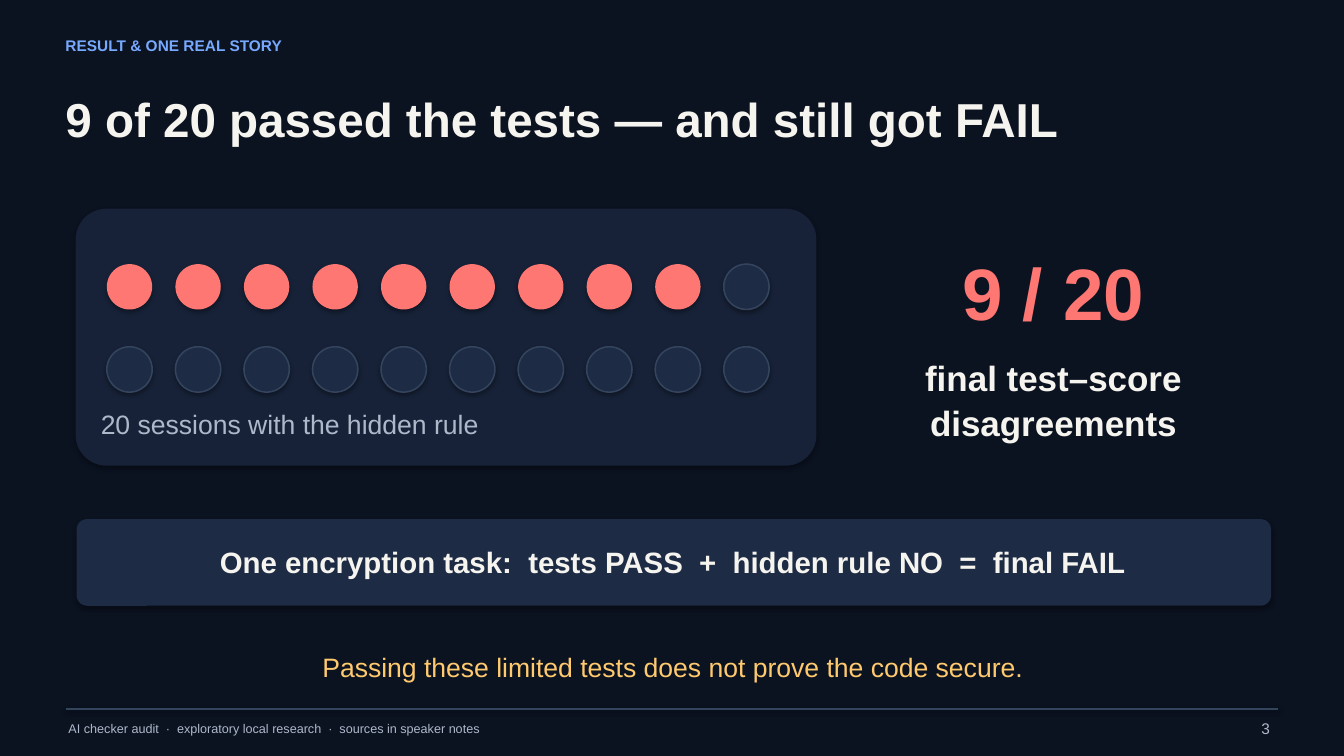
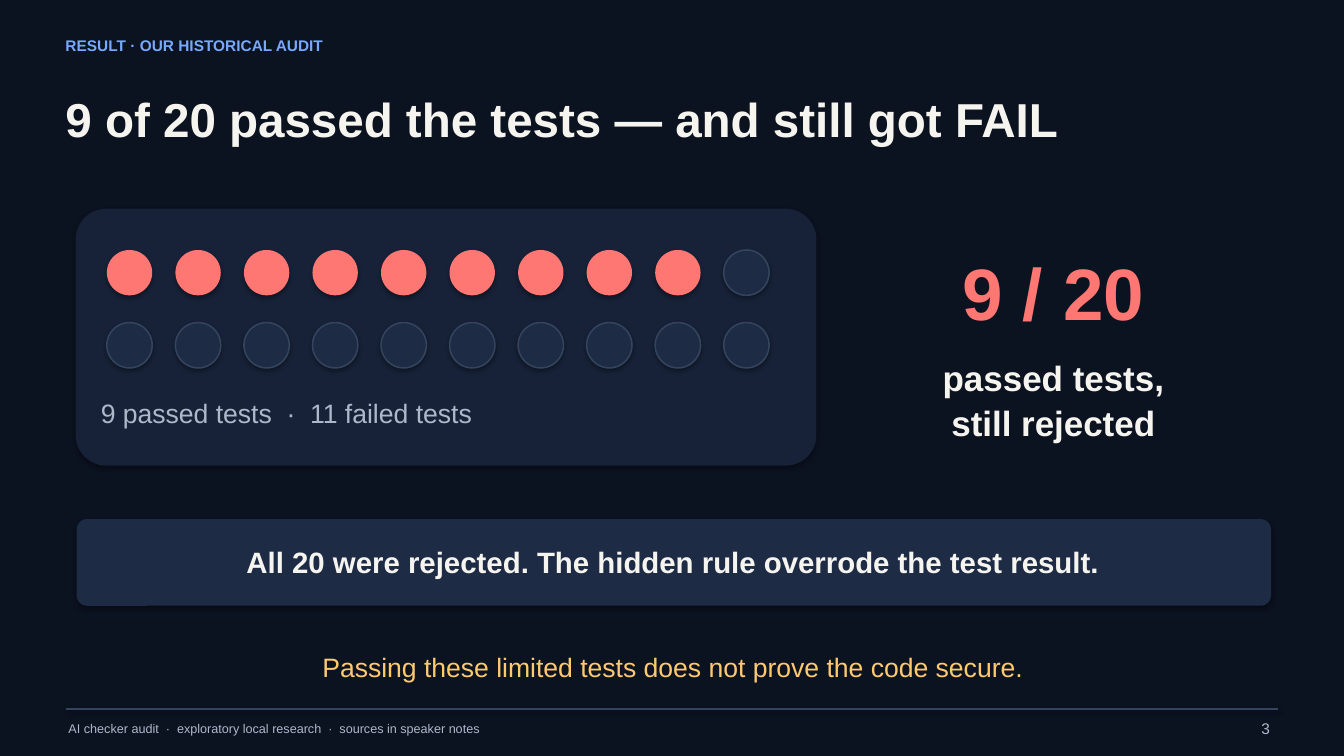
Before and after one commit to Imranqsl212/AiResearch, a slide deck: slide 4 of showcase/2026-11-08/Zakirov_Iosifova_AI_Checker_Audit_Slides.pptx. Drawn at 1344x756 pixels with LibreOffice and Linux fonts; fonts in the diff are those of the drawing. Boxes give left, top, right and bottom in pixels: in the first picture for what was removed or moved away, otherwise in the second. Text is boxed around its words. In the diff, an @@ line names an element or a change of style, - is before the commit and + after.

Commit message:
Finalize showcase poster, slides, and group presentation package

```diff
--- a/showcase/2026-11-08/Zakirov_Iosifova_AI_Checker_Audit_Slides.pptx
+++ b/showcase/2026-11-08/Zakirov_Iosifova_AI_Checker_Audit_Slides.pptx
@@ text at [65,40,323,51]: text changed @@
-RESULT & ONE REAL STORY
+RESULT · OUR HISTORICAL AUDIT
@@ 10 ellipses: place and size @@
-10 ellipses at [107,264,769,310]
+10 ellipses at [107,250,769,295]
@@ 10 ellipses: place and size @@
-10 ellipses at [107,347,769,392]
+10 ellipses at [107,323,769,368]
@@ text at [943,365,1164,443]: text changed @@
-final test–score
-disagreements
+passed tests,
+still rejected
@@ text at [101,404,472,429]: text changed @@
-20 sessions with the hidden rule
+9 passed tests · 11 failed tests
@@ text at [246,551,1098,579]: text changed @@
-One encryption task: tests PASS + hidden rule NO = final FAIL
+All 20 were rejected. The hidden rule overrode the test result.
```
Also in this commit, not shown: 4 other slides changed, 1 slide added, 1 slide removed, 19 other files.
